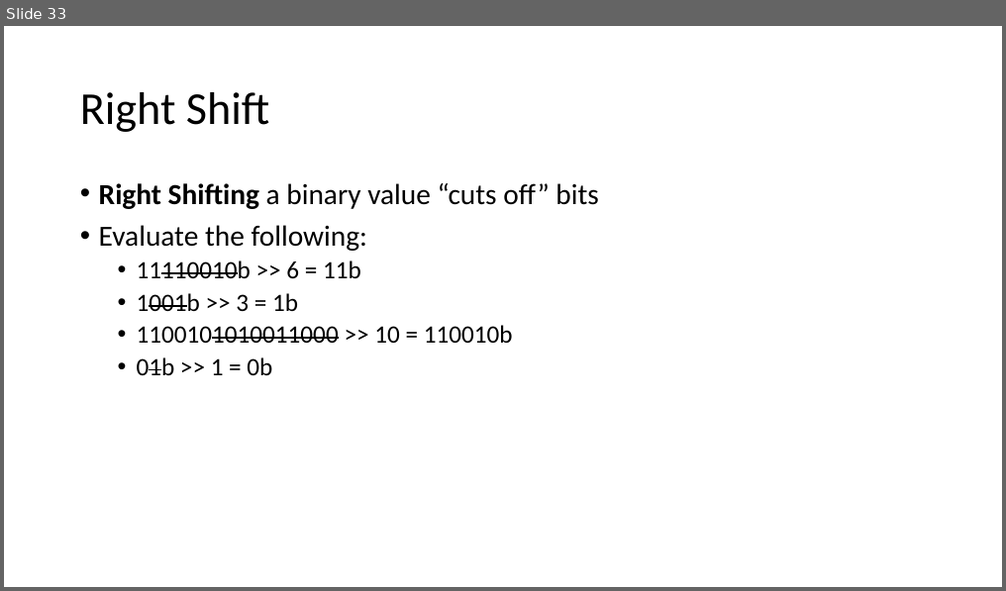
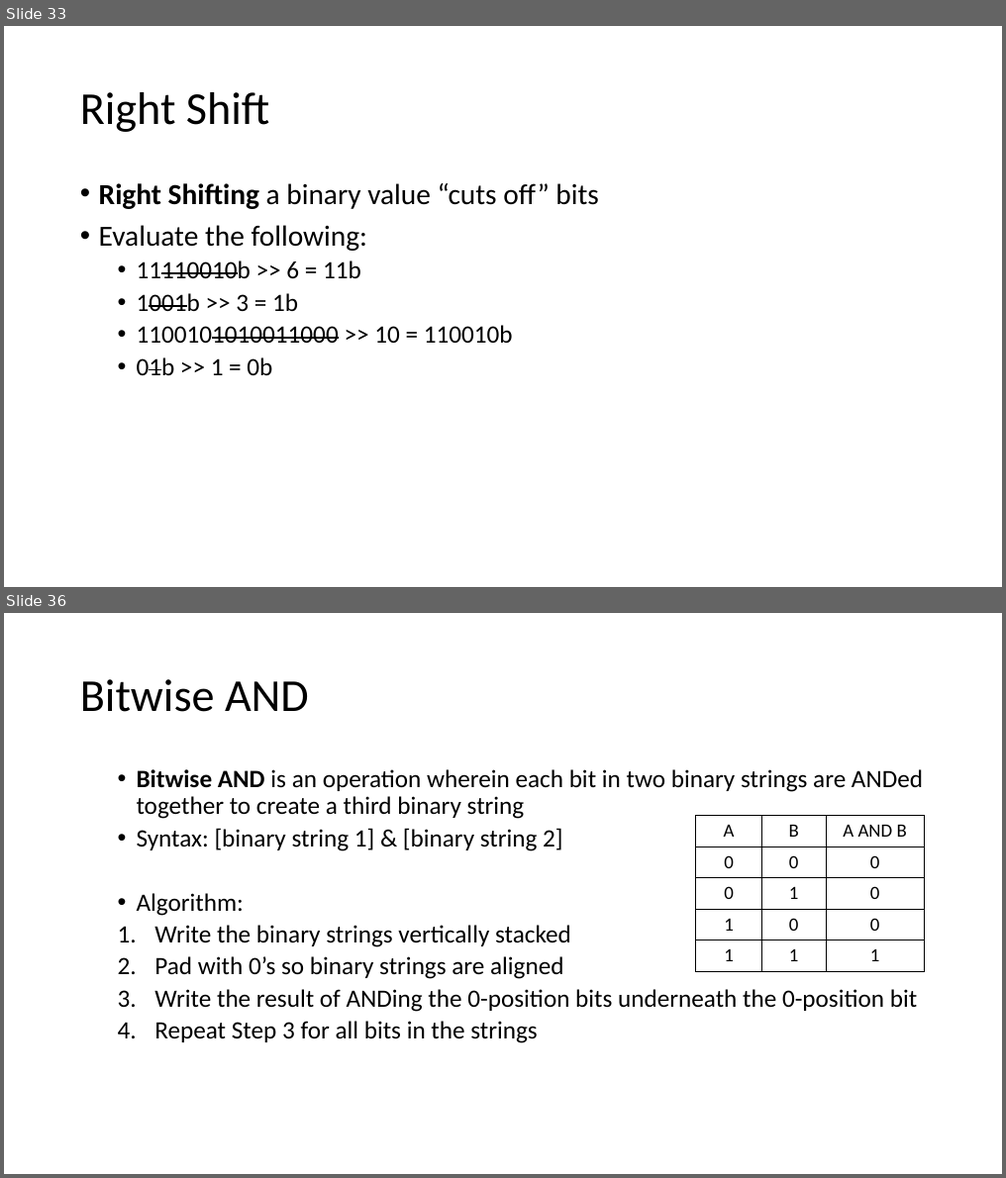
Before and after one commit to MrJoshGross/Course-Curricular-Material, a slide deck: wip/Lecture 5 - More Bitwise Operators.pptx. Shown one above the other, each under a label of ours: slide 33 before the commit, slides 33 and 36 after it; the slides between them are not shown. The pictures are 1006x591 and 1006x1178 pixels, drawn with LibreOffice and Linux fonts; fonts in the diff are those of the drawing. Boxes give left, top, right and bottom in pixels: in the first picture for what was removed or moved away, otherwise in the second. Text is boxed around its words. In the diff, an @@ line names an element or a change of style, - is before the commit and + after.

Commit message:
Update Lecture 5 - More Bitwise Operators.pptx
bitwise and, started or

```diff
--- a/wip/Lecture 5 - More Bitwise Operators.pptx
+++ b/wip/Lecture 5 - More Bitwise Operators.pptx
@@ slide 36 added at (4, 613, 1002, 1174), background #FFFFFF @@
@@ title added at (80, 679, 309, 712), 44 pt, text #000000 @@
+Bitwise AND
@@ text added at (137, 769, 923, 1044), 24 pt, text #000000 @@
+  • Bitwise AND is an operation wherein each bit in two binary strings are ANDed together to create a third binary string
+  • Syntax: [binary string 1] & [binary string 2]
+  • Algorithm:
+  1. Write the binary strings vertically stacked
+  2. Pad with 0’s so binary strings are aligned
+  3. Write the result of ANDing the 0-position bits underneath the 0-position bit
+  4. Repeat Step 3 for all bits in the strings
@@ table added at (696, 816, 924, 971), 5 rows, 3 columns @@
+A | B | A AND B
+0 | 0 | 0
+0 | 1 | 0
+1 | 0 | 0
+1 | 1 | 1
```
Also in this commit, not shown: 28 other slides added.
